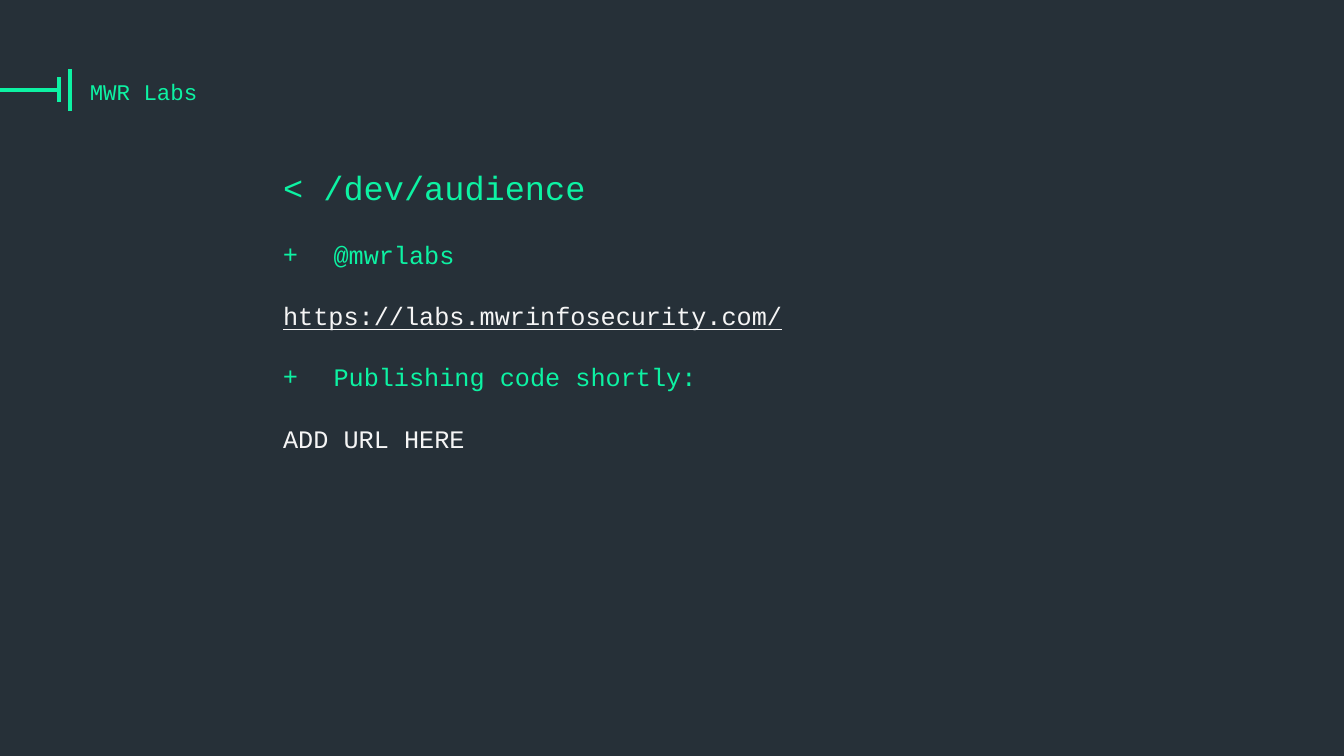
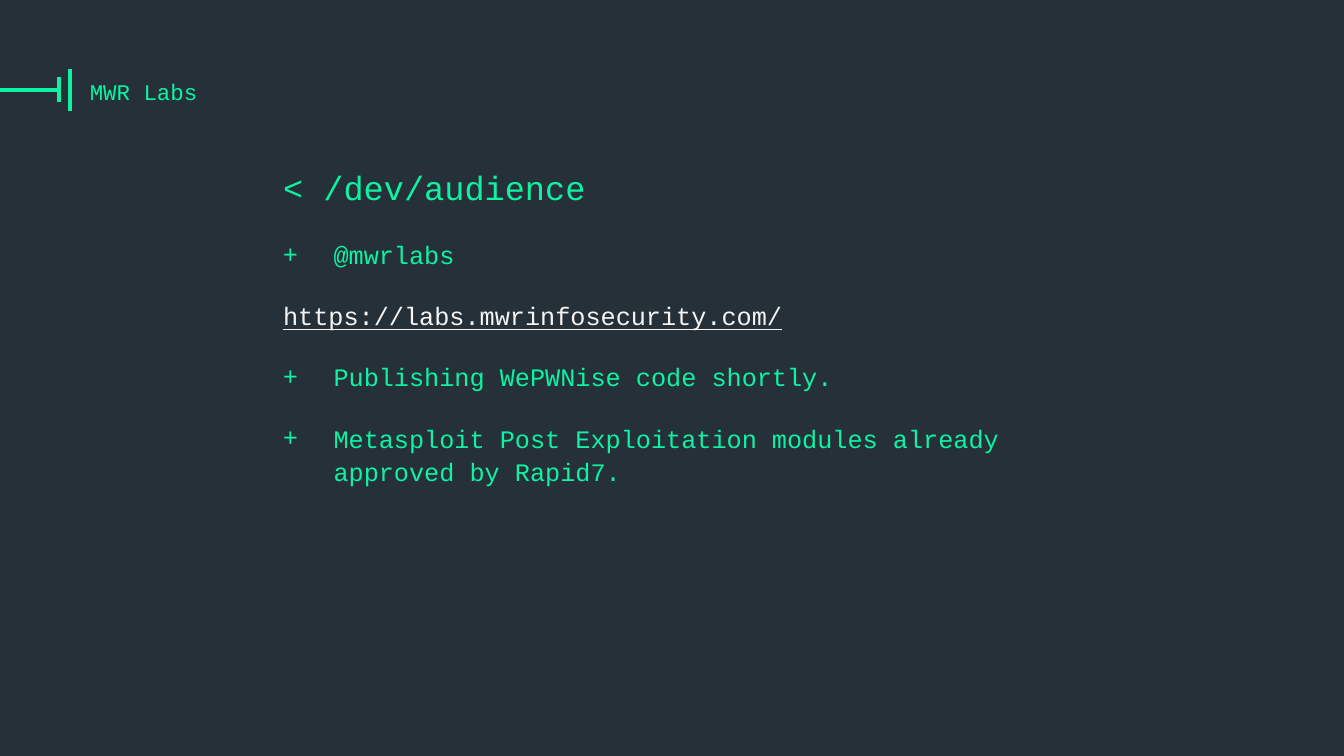
Before and after one commit to vysec/wepwnise-presentation, a slide deck: slide 40 of one-template-to-rule-them-all-v1.8.pptx (slide 42 before the commit). Drawn at 1344x756 pixels with LibreOffice and Linux fonts; fonts in the diff are those of the drawing; background and template pictures are left out. Boxes give left, top, right and bottom in pixels: in the first picture for what was removed or moved away, otherwise in the second. Text is boxed around its words. In the diff, an @@ line names an element or a change of style, - is before the commit and + after.

```diff
--- a/one-template-to-rule-them-all-v1.8.pptx
+++ b/one-template-to-rule-them-all-v1.8.pptx
@@ text at <box>334,368,999,487</box>: text changed @@
-+ Publishing code shortly:
-ADD URL HERE
++ Publishing WePWNise code shortly.
++ Metasploit Post Exploitation modules already approved by Rapid7.
```
Also in this commit, not shown: 12 other slides changed, 1 slide added, 3 slides removed.
